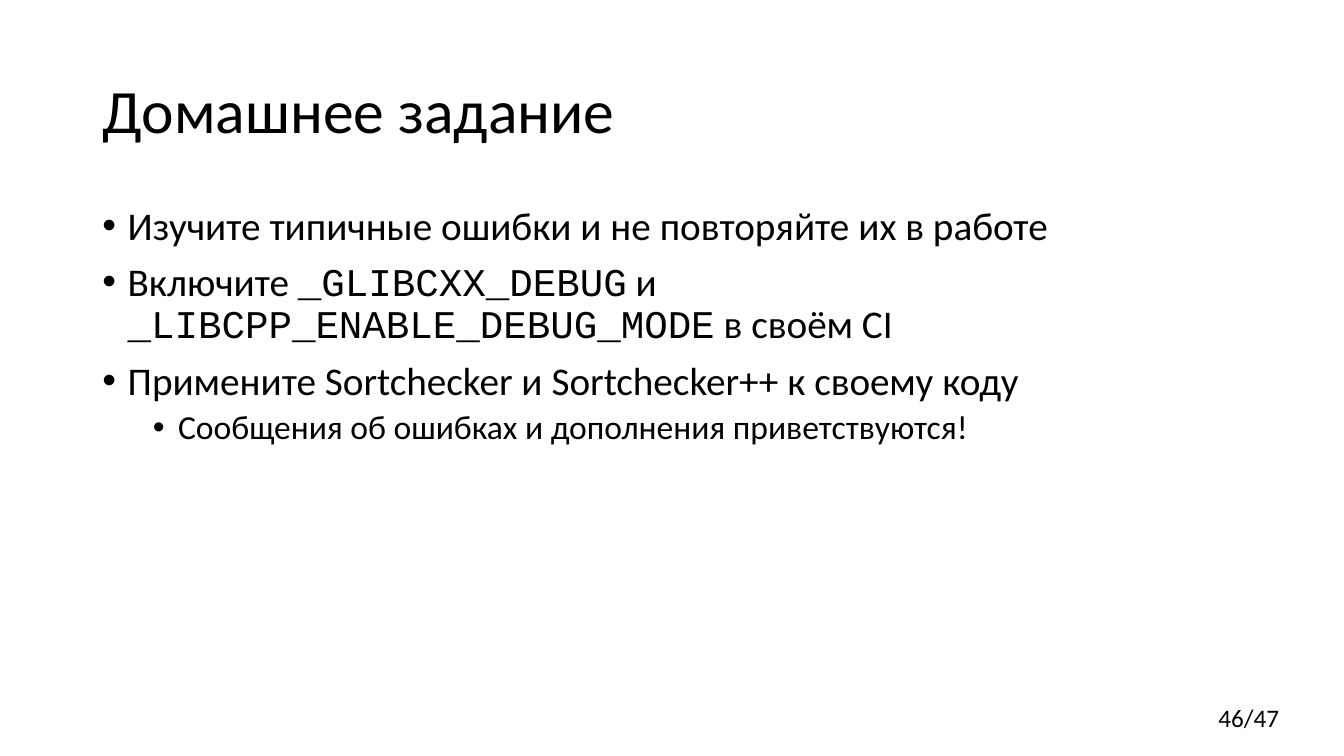
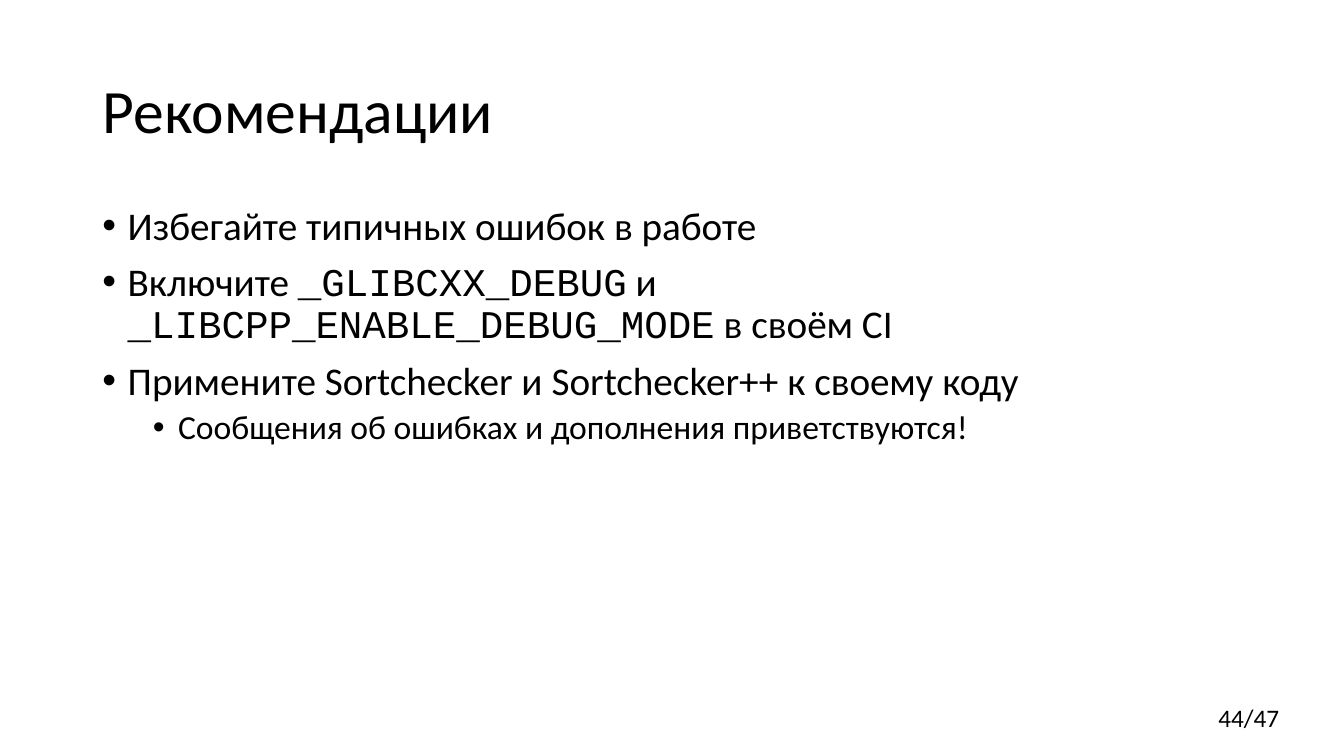
Before and after one commit to yugr/CppRussia, a slide deck: slide 44 of 2023/RU.pptx (slide 46 before the commit). Drawn at 1344x756 pixels with LibreOffice and Linux fonts; fonts in the diff are those of the drawing. Boxes give left, top, right and bottom in pixels: in the first picture for what was removed or moved away, otherwise in the second. Text is boxed around its words. In the diff, an @@ line names an element or a change of style, - is before the commit and + after.

```diff
--- a/2023/RU.pptx
+++ b/2023/RU.pptx
@@ title at [102,93,493,143]: text changed @@
-Домашнее задание
+Рекомендации
@@ text at [128,213,757,247]: text changed @@
-• Изучите типичные ошибки и не повторяйте их в работе
+• Избегайте типичных ошибок в работе
@@ page number at [1218,709,1279,728]: text changed @@
-46/47
+44/47
```
Also in this commit, not shown: 17 other slides changed, 3 slides added.
